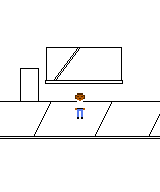
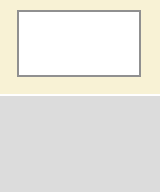
Layer changes from the first (160, 192) image to the second:
removed layer "door" over bbox(20, 68, 39, 102)
removed layer "window" over bbox(45, 47, 123, 84)
removed layer "Pasted Layer #1" over bbox(75, 93, 85, 119)
painted on "Pasted Layer" over bbox(0, 0, 160, 192)
